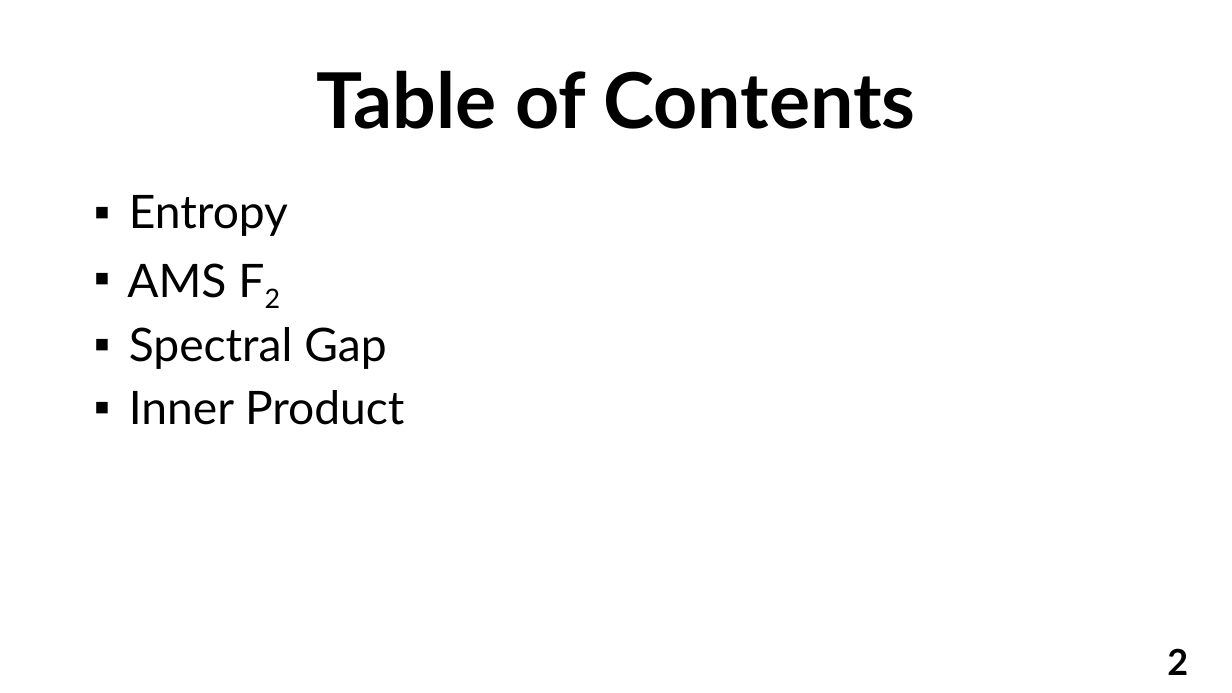
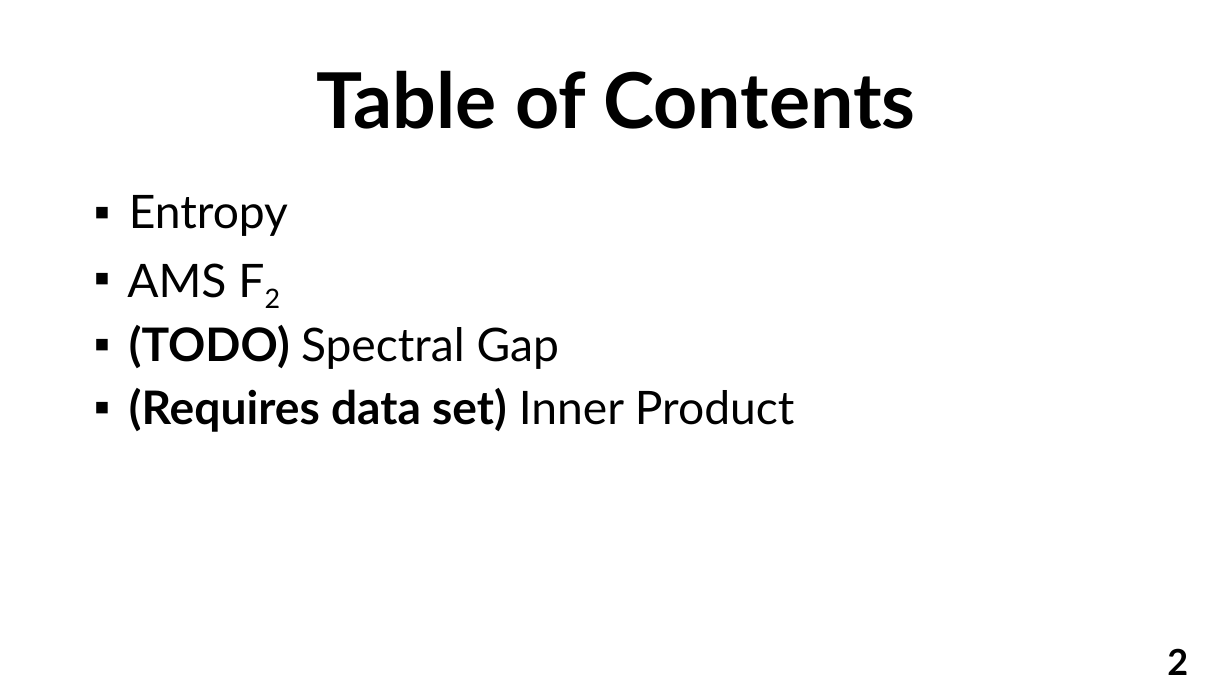
Before and after one commit to YuvalAlf/Distributed-Monitoring, a slide deck: slide 2 of Distributed Monitoring, Real Data Experimental Results.pptx. Drawn at 1232x693 pixels with LibreOffice and Linux fonts; fonts in the diff are those of the drawing; background and template pictures are left out. Boxes give left, top, right and bottom in pixels: in the first picture for what was removed or moved away, otherwise in the second. Text is boxed around its words. In the diff, an @@ line names an element or a change of style, - is before the commit and + after.

```diff
--- a/Distributed Monitoring, Real Data Experimental Results.pptx
+++ b/Distributed Monitoring, Real Data Experimental Results.pptx
@@ text at bbox=[129, 325, 795, 432]: text changed; bold on @@
-▪ Spectral Gap
-▪ Inner Product
+▪ (TODO) Spectral Gap
+▪ (Requires data set) Inner Product
```
Also in this commit, not shown: 18 other slides changed, 7 slides added, 23 slides removed.
